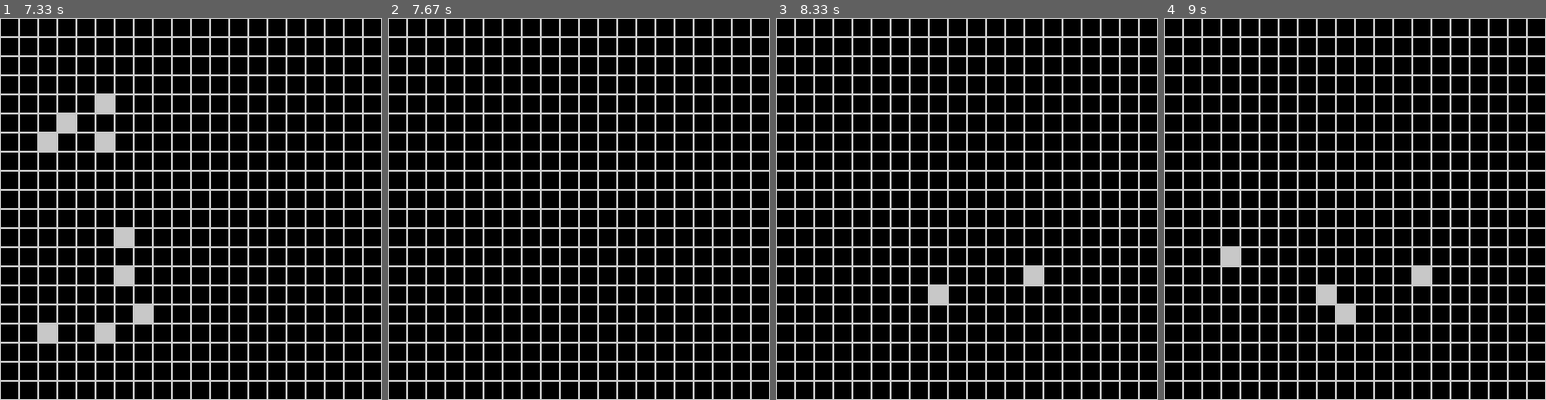
Above: before the commit, frames 1-4 (left to right).
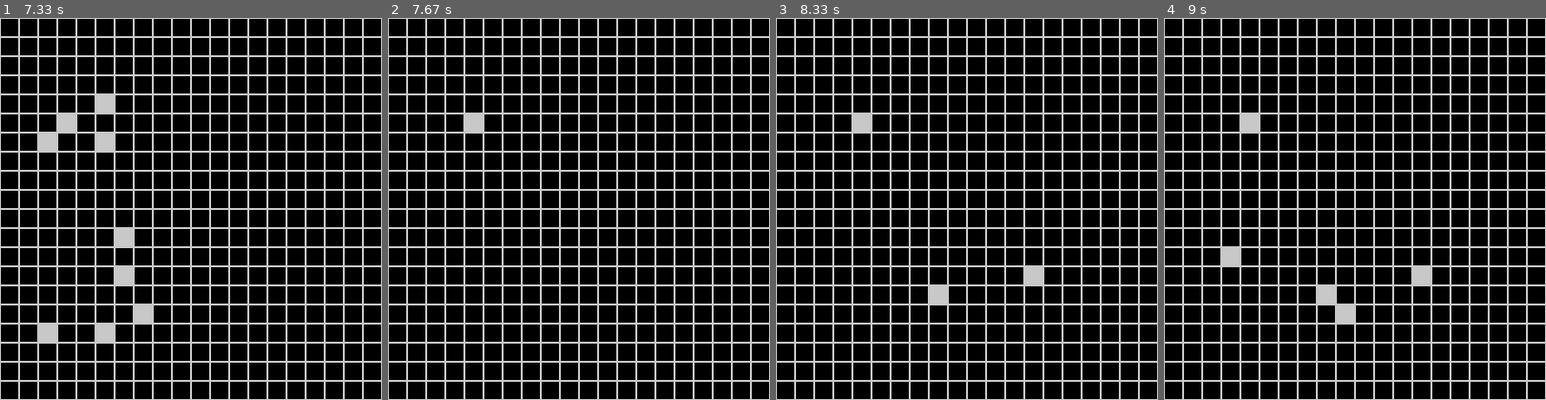
Above: after the commit, the same moments.

Repository: Dawood0/Game_Of_Life-Pygame
Game: pygame game, started from test.py
The game is run twice, just before and just after one commit, with the same random seed, the same clock (stepped at 60 frames per second) and the same inputs.
Inputs (mouse positions are in pixels of both pictures, inside the frame that each line leads up to):
- Up to frame 1 (7.33 s): click (191, 209) at 0.38 s; tap Space at 0.67, 4 s; click (72, 300) at 1.05 s; click (91, 67) at 1.38 s; click (171, 308) at 1.72 s; click (336, 354) at 2.05 s; click (267, 178) at 2.38 s; click (309, 201) at 2.72 s; click (68, 159) at 3.05 s; click (275, 117) at 3.38 s; click (80, 186) at 3.72 s; click (106, 140) at 4.38 s; click (114, 239) at 4.72 s; click (99, 109) at 5.05 s; click (103, 338) at 5.38 s; click (114, 270) at 5.72 s; click (64, 128) at 6.05 s; click (49, 140) at 6.38 s; click (152, 323) at 6.72 s; click (49, 327) at 7.05 s
- Up to frame 2 (7.67 s): tap Space at 7.33 s
- Up to frame 3 (8.33 s): click (1035, 266) at 7.72 s; click (944, 293) at 8.05 s
- Up to frame 4 (9 s): click (1232, 247) at 8.38 s; click (1335, 308) at 8.72 s

Frame 1 is identical in both runs. In frame 2, 0.2% of the frame differs, in the area x 20-25%, y 25-30%; in frame 3, 0.2%; in frame 4, 0.2%.

Commit message:
one last problem (not a clue yet)

Diff:
--- a/test.py
+++ b/test.py
@@ -61,6 +61,7 @@
 birth=[]
 die=[]
 
+black_neighbors=[]
 while True:
     drawGrid()
     for event in pygame.event.get():
@@ -108,20 +109,34 @@
                     die=[]
                     cnt=0
                     l=getNeighbors(ii)
-                    ll=getOrthogonalNeighbors(ii)
-                    print(ll)
+                    # ll=getOrthogonalNeighbors(ii)
+                    # print(ll)
 
-                    for i in l:
+                    for i in l:                         # checking the neighbors if white or black
                         if i in white_rects:
                             cnt+=1
+                        else:
+                            blk_neigh=getNeighbors(i)
+                            cnt2=0
+                            for u in blk_neigh:
+                                if u in white_rects: cnt2+=1
+                            if cnt2>=3 and i not in birth:
+                                if i not in white_rects:
+                                    birth.append(i)
+                                else:
+                                    black_rects.append(i)
+                                    white_rects.remove(i)
+
+                            elif cnt2>=3 and i in birth:
+                                birth.remove(i)
 
                     if cnt<2:                       # making blocks die
                         black_rects.append(ii)
-                    else:                           # birth of white block neighbors
-
-                        for orthoneighbor in ll:
-                            if orthoneighbor not in white_rects:
-                                birth.append(orthoneighbor)
+                    # else:                           # birth of white block neighbors
+                    #
+                    #     for orthoneighbor in ll:
+                    #         if orthoneighbor not in white_rects:
+                    #             birth.append(orthoneighbor)
 
 
 
@@ -136,13 +151,15 @@
 
 
     #### wrong idea implemented about orthogonal birth
-    # for i in range(len(birth)):
-    #     x, y = birth.pop()
-    #     drawRect(x,y)
-    #     if (x,y) not in white_rects:white_rects.append((x,y))
-    #     else:
-    #         # white_rects.remove((x,y))
-    #         black_rects.append((x,y))
+    for i in range(len(birth)):
+        x, y = birth.pop()
+
+        if (x,y) not in white_rects:
+            drawRect(x, y)
+            white_rects.append((x,y))
+        else:
+            white_rects.remove((x,y))
+            black_rects.append((x,y))
 
 
     for i in range(len(black_rects)):
